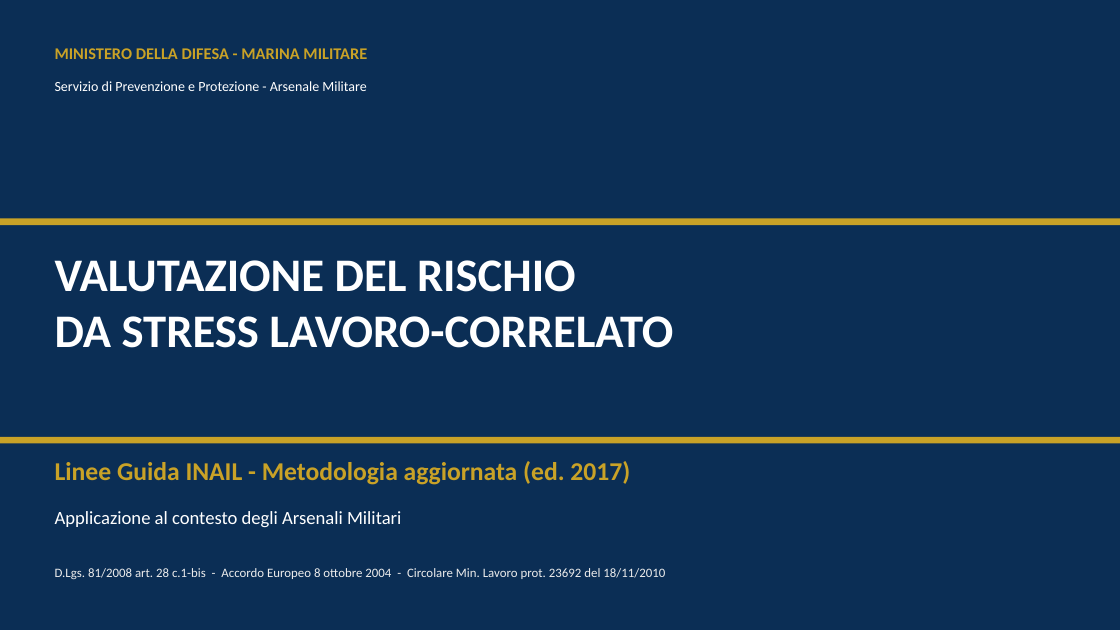
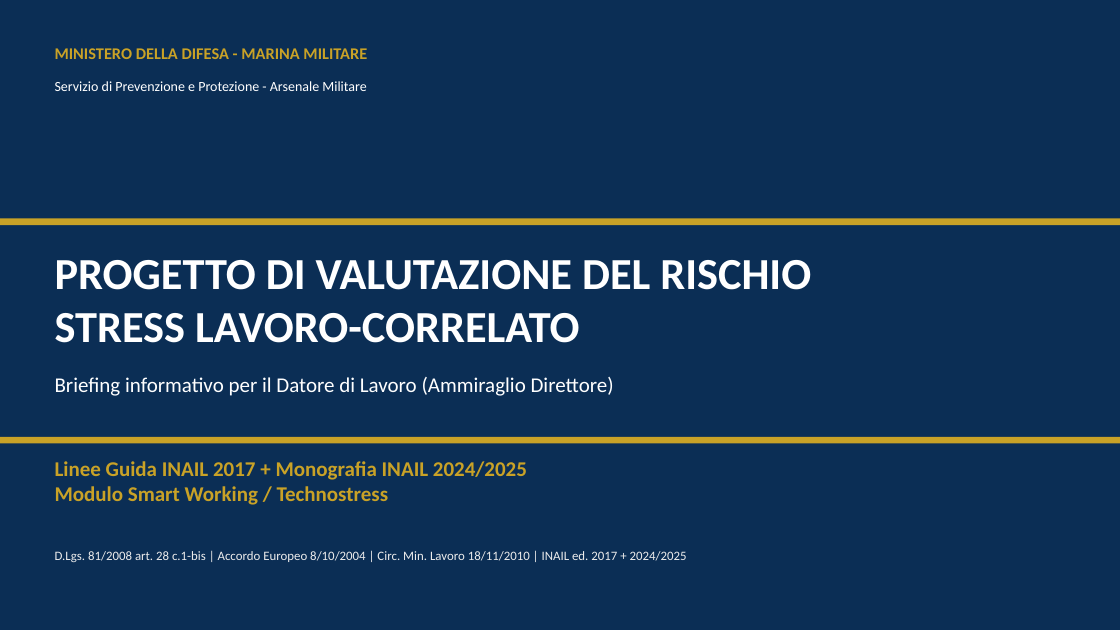
Before and after one commit to banditprodo-hue/ITALIC, a slide deck: slide 1 of INAIL_Stress_Lavoro_Correlato_Arsenali_Militari.pptx. Drawn at 1120x630 pixels with LibreOffice and Linux fonts; fonts in the diff are those of the drawing. Boxes give left, top, right and bottom in pixels: in the first picture for what was removed or moved away, otherwise in the second. Text is boxed around its words. In the diff, an @@ line names an element or a change of style, - is before the commit and + after.

Commit message:
Aggiornamento completo: PPT guida per Ammiraglio + Flowchart interattivo HTML
- Presentazione PPT v2: 20 slide - guida operativa per il DL
  - Integrazione novita INAIL 2024/2025 (modulo Smart/ICT)
  - Riferimento ai 3 strumenti operativi (DOCX, XLSX, HTML)
  - Cronoprogramma 90 gg, sanzioni, prossimi passi
- Flowchart interattivo HTML: click-to-expand per ogni fase
  - Spiegazioni dettagliate per il Datore di Lavoro
  - Ruoli e responsabilita per ogni passaggio
  - Compatibile con qualsiasi browser

```diff
--- a/INAIL_Stress_Lavoro_Correlato_Arsenali_Militari.pptx
+++ b/INAIL_Stress_Lavoro_Correlato_Arsenali_Militari.pptx
@@ text at box(55, 260, 811, 343): text changed; size 40 to 38 pt @@
-VALUTAZIONE DEL RISCHIO
-DA STRESS LAVORO-CORRELATO
+PROGETTO DI VALUTAZIONE DEL RISCHIO
+STRESS LAVORO-CORRELATO
@@ text added at box(55, 377, 614, 396), 18 pt, text #FFFFFF @@
+Briefing informativo per il Datore di Lavoro (Ammiraglio Direttore)
@@ text at box(55, 461, 527, 505): text changed; size 22 to 18 pt @@
-Linee Guida INAIL - Metodologia aggiornata (ed. 2017)
+Linee Guida INAIL 2017 + Monografia INAIL 2024/2025
+Modulo Smart Working / Technostress
@@ text removed at box(55, 511, 401, 527) @@
-Applicazione al contesto degli Arsenali Militari
@@ text at box(55, 551, 687, 562): text changed @@
-D.Lgs. 81/2008 art. 28 c.1-bis - Accordo Europeo 8 ottobre 2004 - Circolare Min. Lavoro prot. 23692 del 18/11/2010
+D.Lgs. 81/2008 art. 28 c.1-bis | Accordo Europeo 8/10/2004 | Circ. Min. Lavoro 18/11/2010 | INAIL ed. 2017 + 2024/2025
```
Also in this commit, not shown: 1 other slide changed, 18 slides added, 20 slides removed, 2 other files.
